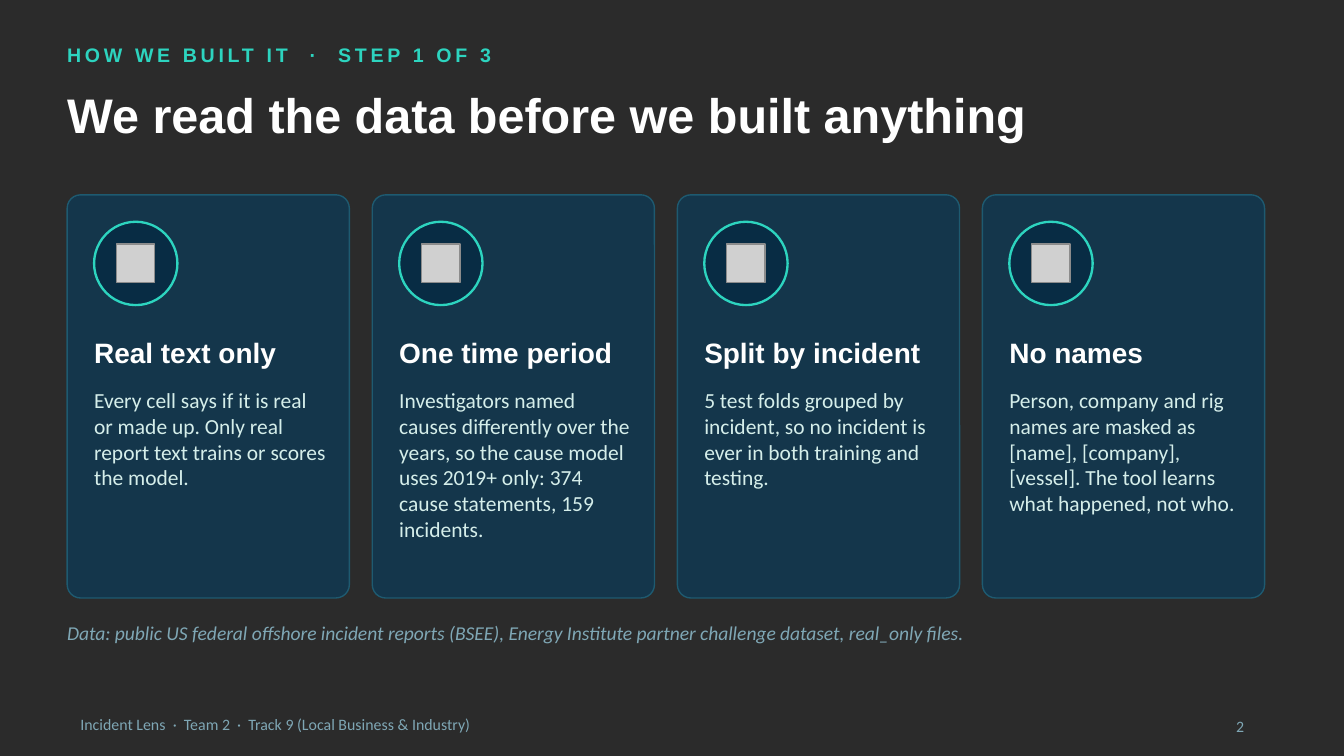
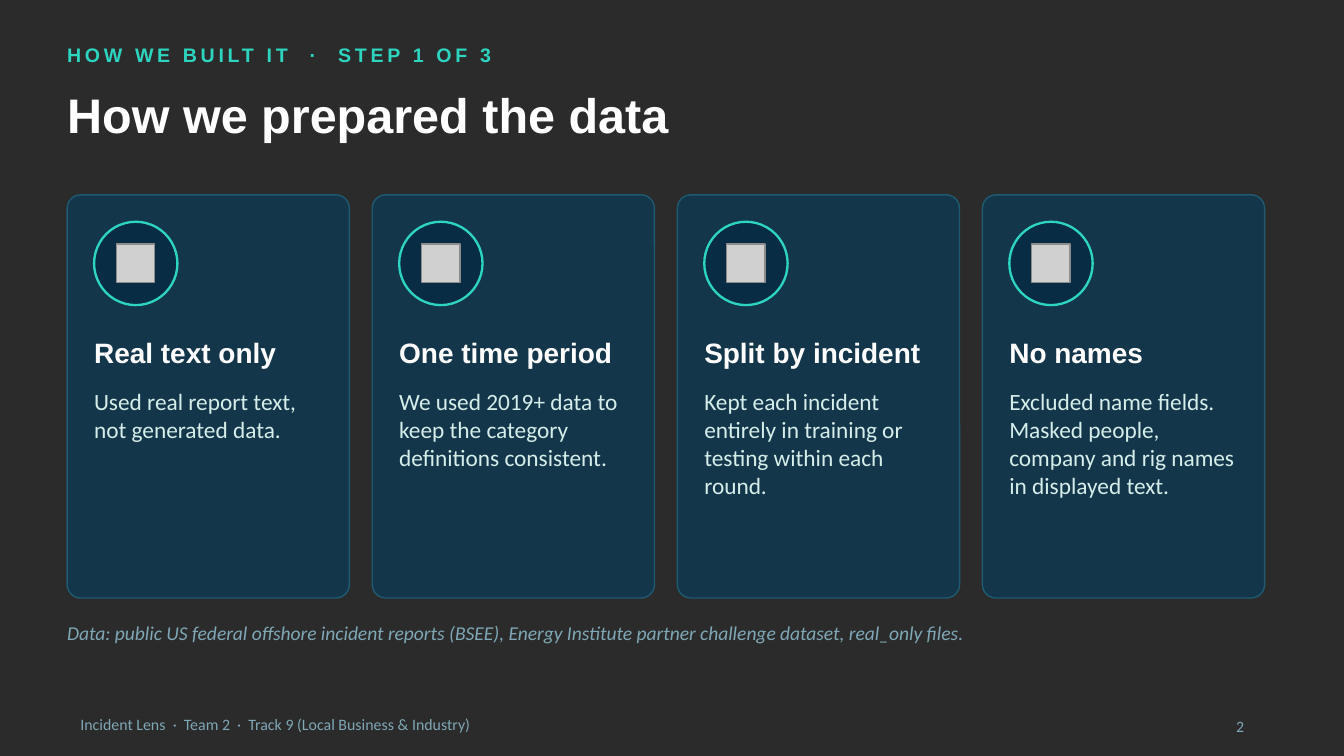
Before and after one commit to Epinore/incident-lens, a slide deck: slide 2 of slides/Team 2 slides.pptx. Drawn at 1344x756 pixels with LibreOffice and Linux fonts; fonts in the diff are those of the drawing; grey boxes stand for pictures; background and template pictures are left out; a plain dark background stands for a picture behind light text. Boxes give left, top, right and bottom in pixels: in the first picture for what was removed or moved away, otherwise in the second. Text is boxed around its words. In the diff, an @@ line names an element or a change of style, - is before the commit and + after.

```diff
--- a/slides/Team 2 slides.pptx
+++ b/slides/Team 2 slides.pptx
@@ text at bbox=[67, 98, 669, 143]: text changed @@
-We read the data before we built anything
+How we prepared the data
@@ text at bbox=[94, 394, 296, 442]: text changed; size 11.5 to 12.5 pt @@
-Every cell says if it is real or made up. Only real report text trains or scores the model.
+Used real report text, not generated data.
@@ text at bbox=[399, 394, 618, 466]: text changed; size 11.5 to 12.5 pt @@
-Investigators named causes differently over the years, so the cause model uses 2019+ only: 374 cause statements, 159 incidents.
+We used 2019+ data to keep the category definitions consistent.
@@ text at bbox=[704, 394, 902, 494]: text changed; size 11.5 to 12.5 pt @@
-5 test folds grouped by incident, so no incident is ever in both training and testing.
+Kept each incident entirely in training or testing within each round.
@@ text at bbox=[1009, 394, 1234, 498]: text changed; size 11.5 to 12.5 pt @@
-Person, company and rig names are masked as [name], [company], [vessel]. The tool learns what happened, not who.
+Excluded name fields. Masked people, company and rig names in displayed text.
```
Also in this commit, not shown: 5 other slides changed, 1 other file.
